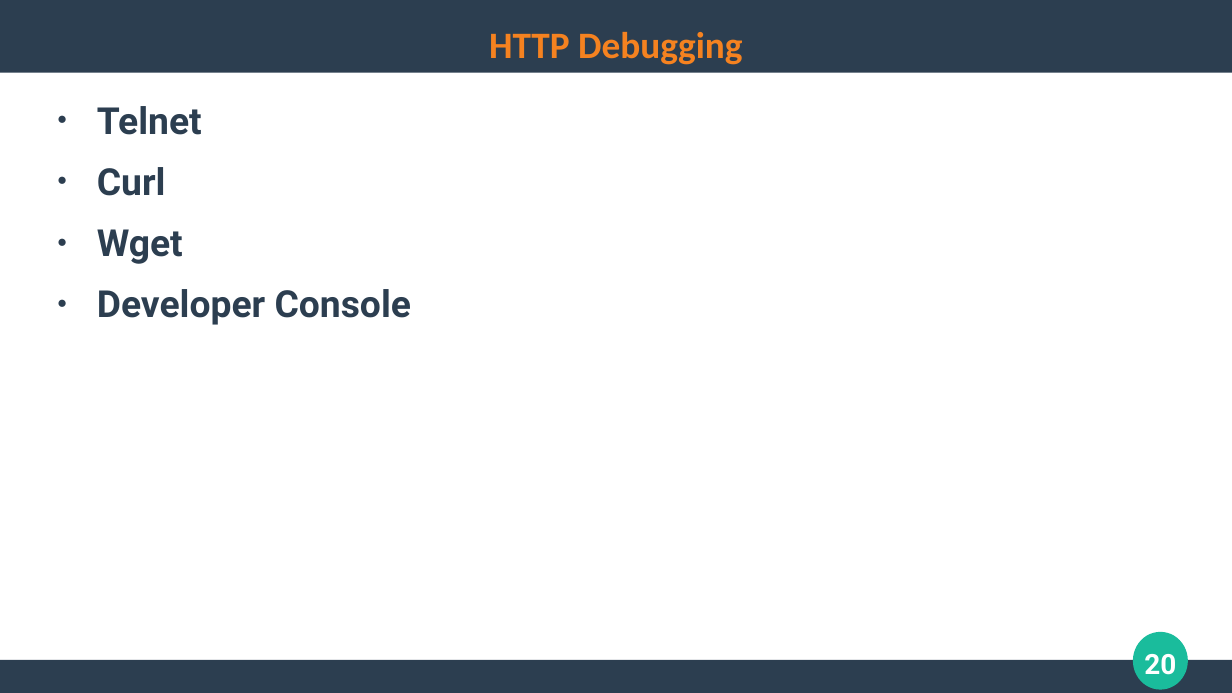
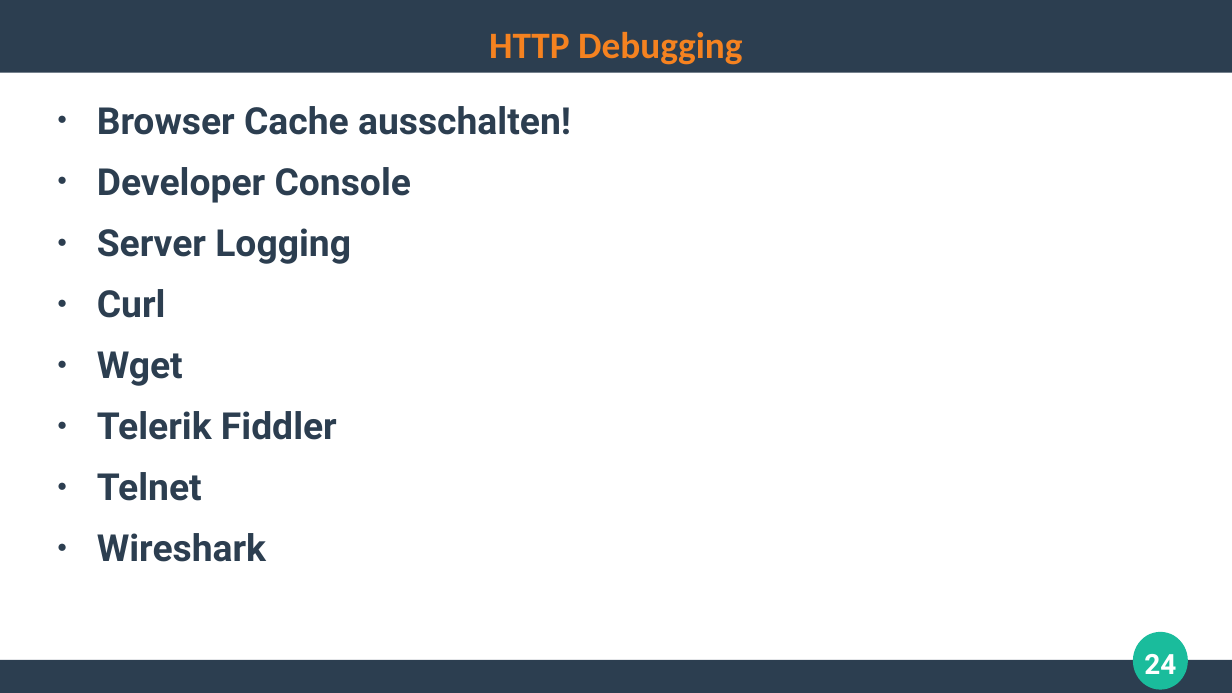
Before and after one commit to ghandmann/HS-AlbSig-WebAnwendungen2, a slide deck: slide 24 of Kapitel/02_HTTP.odp (slide 20 before the commit). Drawn at 1232x693 pixels with LibreOffice and Linux fonts; fonts in the diff are those of the drawing. Boxes give left, top, right and bottom in pixels: in the first picture for what was removed or moved away, otherwise in the second. Text is boxed around its words. In the diff, an @@ line names an element or a change of style, - is before the commit and + after.

Commit message:
Finalized HTTP chapter

```diff
--- a/Kapitel/02_HTTP.odp
+++ b/Kapitel/02_HTTP.odp
@@ text at [97, 106, 571, 264]: text changed @@
-● Telnet
+● Browser Cache ausschalten!
+● Developer Console
+● Server Logging
@@ text at [97, 411, 337, 562]: text changed @@
-● Developer Console
+● Telerik Fiddler
+● Telnet
+● Wireshark
@@ page number at [1144, 654, 1176, 674]: text changed @@
-20
+24
```
Also in this commit, not shown: 6 other slides changed, 11 slides added.
